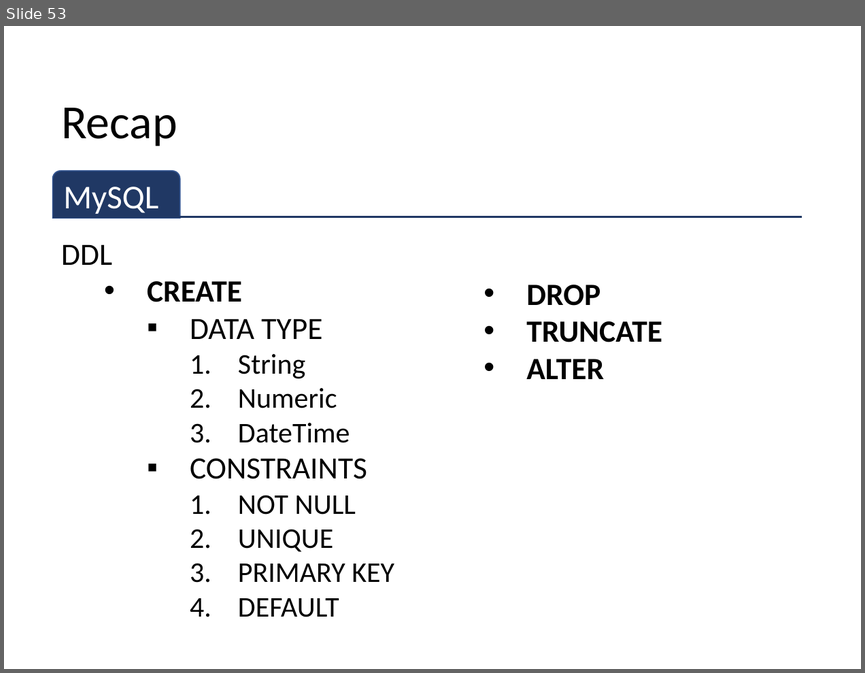
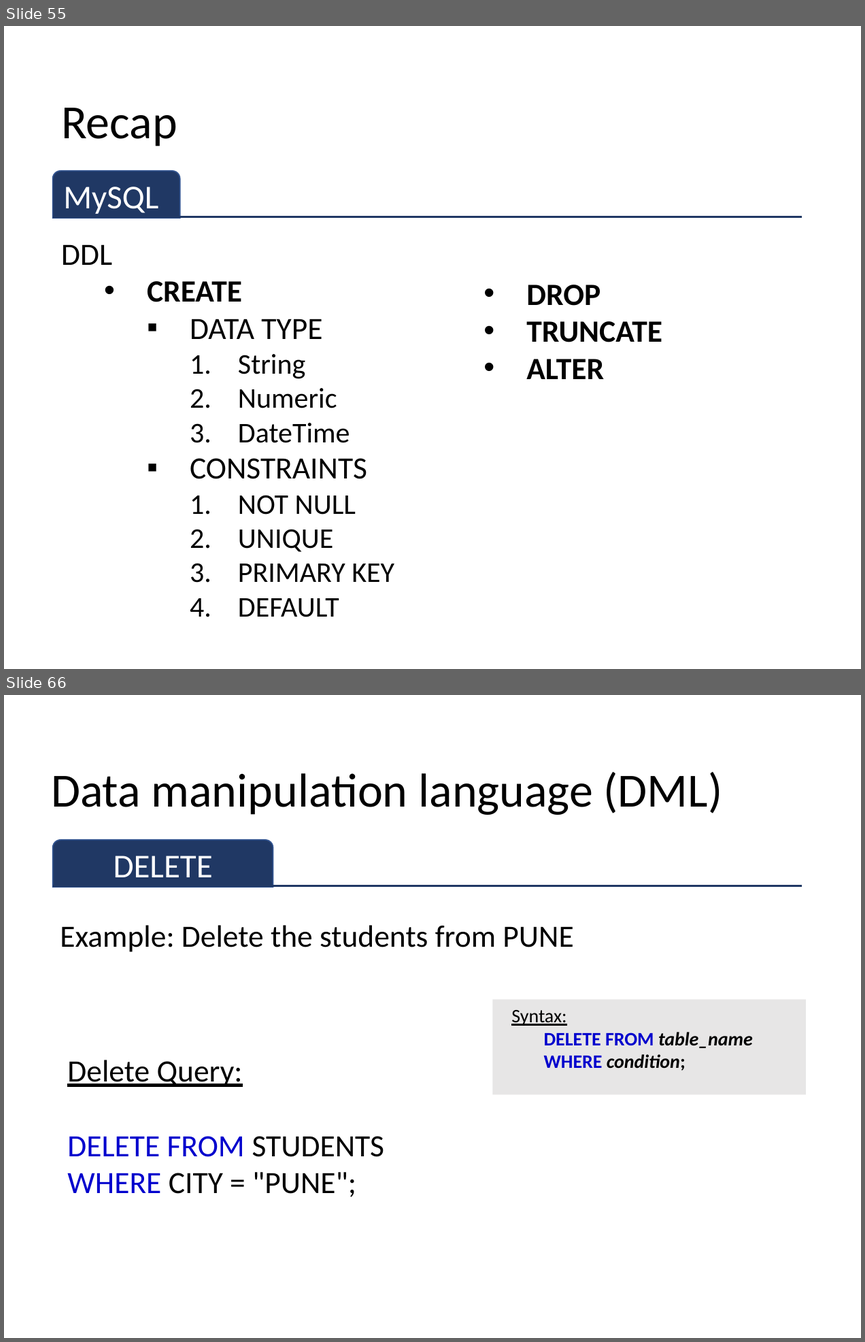
Before and after one commit to sitmbadept/sitmbadept.github.io, a slide deck: 2023/UNIT_2/WIP/UNIT-2-PART-1.pptx. Shown one above the other, each under a label of ours: slide 53 before the commit, slides 55 and 66 after it; the slides between them are not shown. The pictures are 865x673 and 865x1342 pixels, drawn with LibreOffice and Linux fonts; fonts in the diff are those of the drawing. Boxes give left, top, right and bottom in pixels: in the first picture for what was removed or moved away, otherwise in the second. Text is boxed around its words. In the diff, an @@ line names an element or a change of style, - is before the commit and + after.

```diff
--- a/2023/UNIT_2/WIP/UNIT-2-PART-1.pptx
+++ b/2023/UNIT_2/WIP/UNIT-2-PART-1.pptx
@@ slide 66 added at (4,695,861,1338), background #FFFFFF @@
@@ title added at (51,772,723,815), 40 pt, text #000000 @@
+Data manipulation language (DML)
@@ round same rect added at (53,840,273,887), fill #203864, outline #325491 1 pt, 28 pt, text #FFFFFF @@
+DELETE
@@ line added from (53, 886) to (802, 886), #203864 1.5 pt @@
@@ text added at (60,925,573,952), 26 pt, text #000000 @@
+Example: Delete the students from PUNE
@@ rectangle added at (492,999,806,1094), fill #E7E6E6, 16 pt, text #000000, bold @@
+Syntax:
+DELETE FROM table_name
+WHERE condition;
@@ text added at (67,1059,384,1197), 26 pt, text #000000 @@
+Delete Query:
+DELETE FROM STUDENTS
+WHERE CITY = "PUNE";
@@ what was slide 53 is now slide 55 @@
```
Also in this commit, not shown: 3 slides changed, 39 other slides added.
